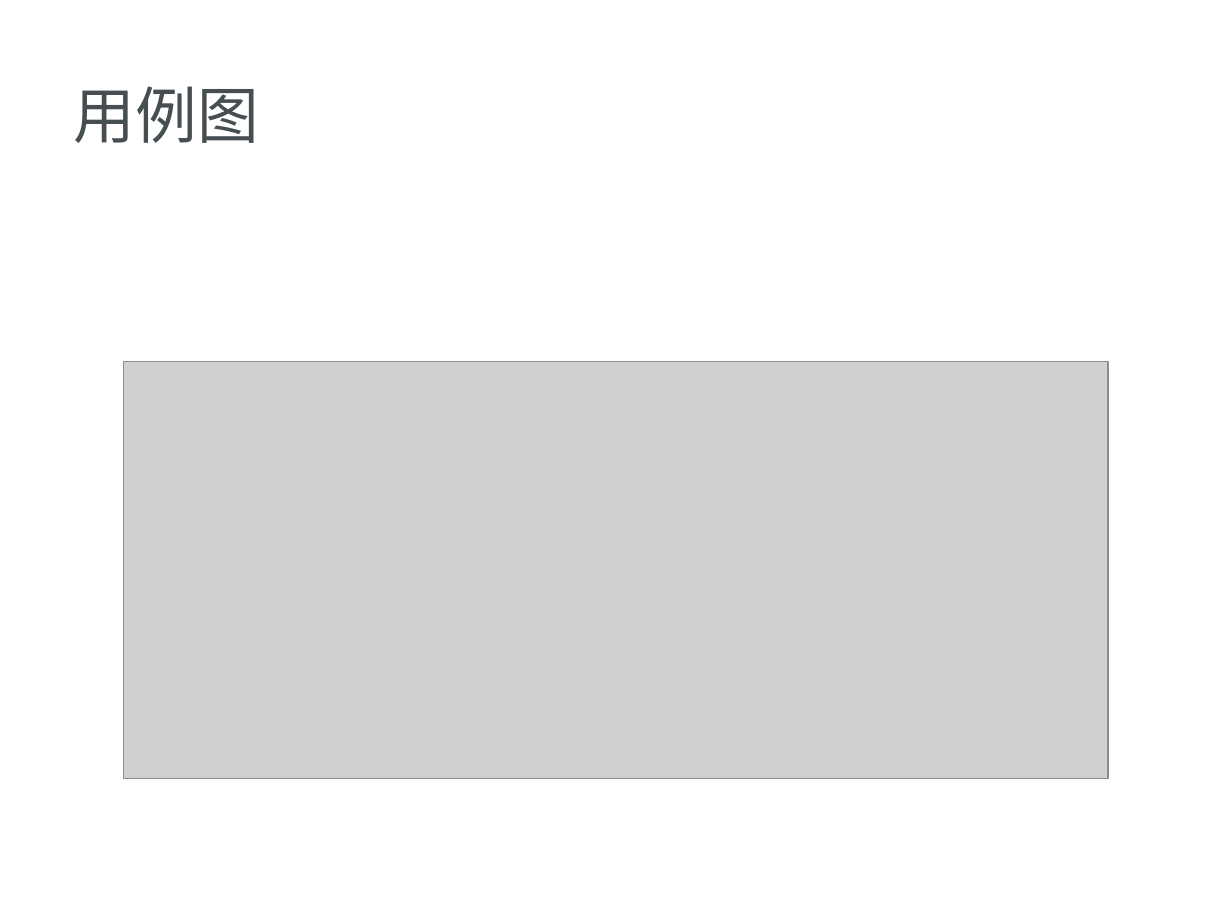
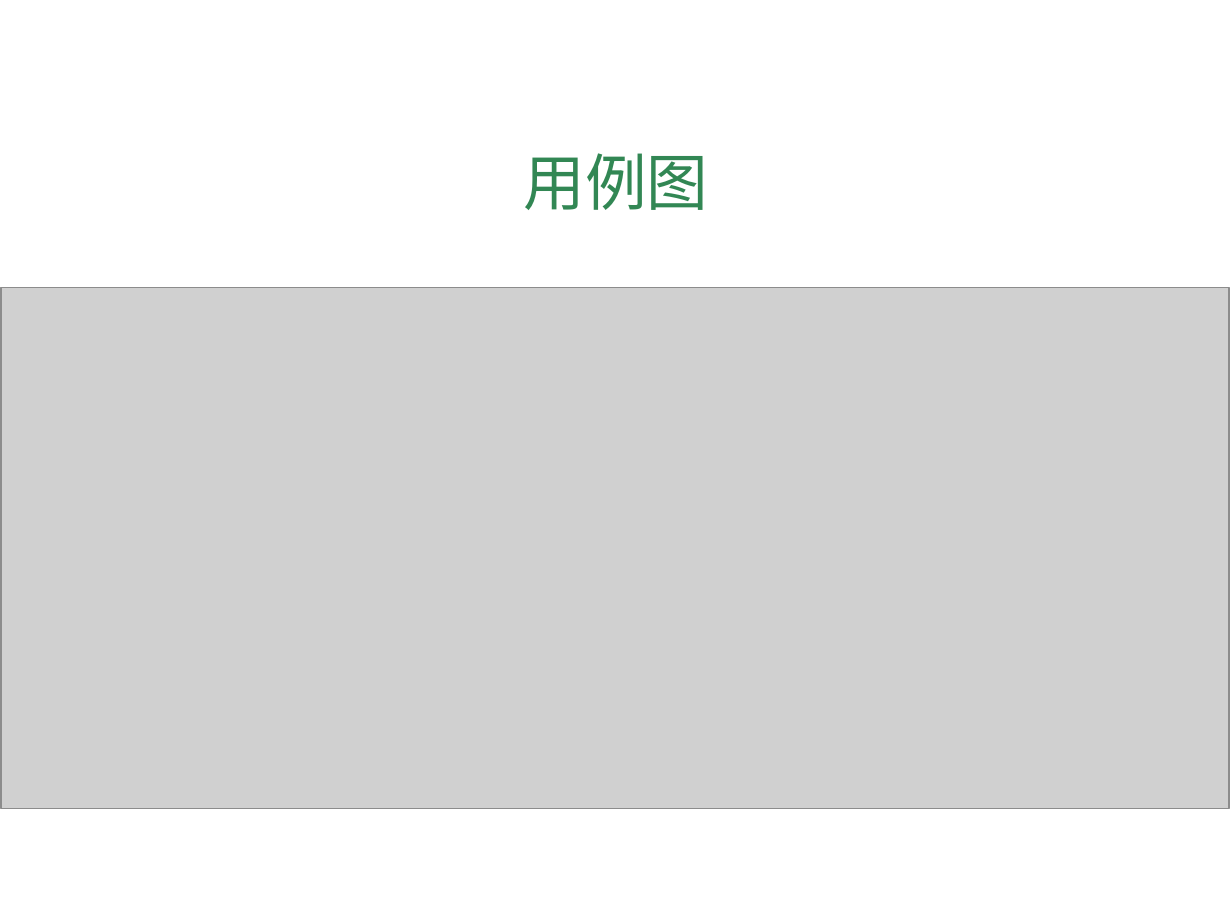
Before and after one commit to bhsei/16TeamC, a slide deck: slide 2 of 2.项目PPT/需求1.0PPT.pptx. Drawn at 1232x924 pixels with LibreOffice and Linux fonts; fonts in the diff are those of the drawing; grey boxes stand for pictures; background and template pictures are left out. Boxes give left, top, right and bottom in pixels: in the first picture for what was removed or moved away, otherwise in the second. Text is boxed around its words. In the diff, an @@ line names an element or a change of style, - is before the commit and + after.

```diff
--- a/2.项目PPT/需求1.0PPT.pptx
+++ b/2.项目PPT/需求1.0PPT.pptx
@@ title "用例图": place and size @@
-title "用例图" at box(74, 86, 259, 143)
+title "用例图" at box(524, 153, 709, 210)
@@ title "用例图" at box(524, 153, 709, 210): font Noto Sans CJK SC to Arial, text colour #474E52 to #328754; alignment left to centre @@
@@ picture: place and size @@
-picture at box(123, 361, 1108, 779)
+picture at box(1, 288, 1230, 808)
```
Also in this commit, not shown: 2 other slides changed, 3 slides added, 3 slides removed, 1 other file.
